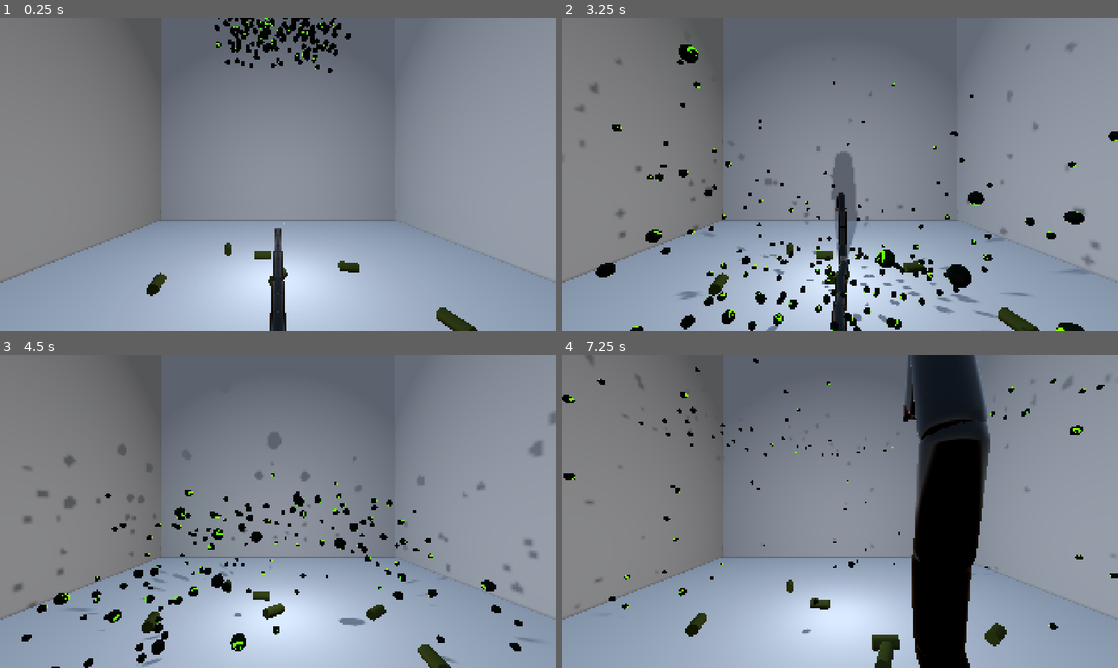
Above: before the commit, frames 1-4 (two rows, left to right).
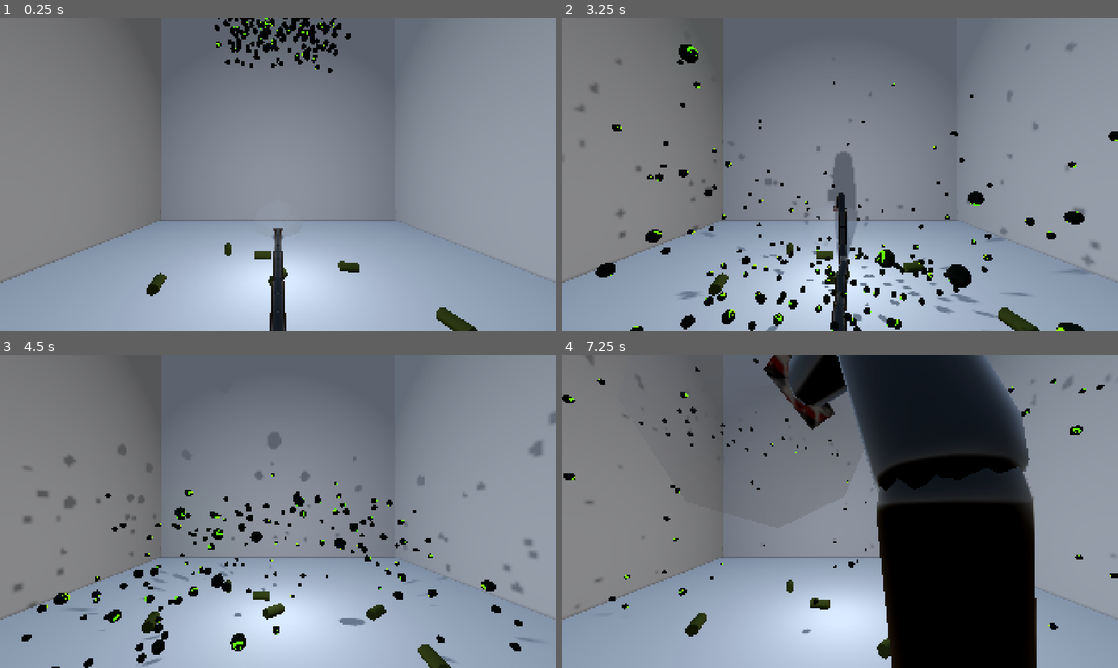
Above: after the commit, the same moments.

Repository: AleksGameJam/game-jam-2026
Game: Godot game, scene res://enemies/RoomWithEnemies.tscn
The game is run twice, just before and just after one commit, with the same random seed, the same clock (stepped at 60 frames per second) and the same inputs. This scene is started directly instead of the project's main scene.
Inputs:
- Up to frame 1 (0.25 s): no input
- Up to frame 2 (3.25 s): hold E (rotate_right) 0.53-1.28 s; hold Down (ui_down) 1.28-2.03 s; hold E (rotate_right) 2.03-2.78 s; hold Up (ui_up) from 2.78 s (still down)
- Up to frame 3 (4.5 s): release Up (ui_up) at 3.53 s; hold Q (rotate_left) from 3.53 s (still down)
- Up to frame 4 (7.25 s): release Q (rotate_left) at 5.03 s; hold Down (ui_down) 5.03-5.78 s; hold E (rotate_right) 5.78-6.53 s; hold Up (ui_up) from 6.53 s (still down)

The runs differ from the first frame. In frame 1, less than 0.1% of the frame differs, in the area x 49-52%, y 64-71%; in frame 2, less than 0.1%; in frame 3, less than 0.1%; in frame 4, 21%, in the area x 34-93%, y 0-100%.

Commit message:
player nozzle fix

Diff:
--- a/enemies/DustBunny.tscn
+++ b/enemies/DustBunny.tscn
@@ -37,6 +37,8 @@
 radius = 0.3
 
 [node name="DustBunny" type="RigidBody3D" unique_id=1832415645]
+collision_layer = 9
+collision_mask = 9
 physics_material_override = SubResource("PhysicsMaterial_1e8py")
 linear_damp_mode = 1
 script = ExtResource("1_2iff2")
--- a/enemies/beer_can.tscn
+++ b/enemies/beer_can.tscn
@@ -11,6 +11,8 @@
 [sub_resource type="CylinderShape3D" id="CylinderShape3D_5m2fx"]
 
 [node name="BeerCan" type="RigidBody3D" unique_id=481089183]
+collision_layer = 9
+collision_mask = 9
 script = ExtResource("1_isdpx")
 
 [node name="MeshInstance3D" type="MeshInstance3D" parent="." unique_id=1889186736]
--- a/player_nozzle/player_nozzle.gd
+++ /dev/null
@@ -1 +0,0 @@
-extends Area3D
--- a/player_nozzle/player_nozzle.tscn
+++ b/player_nozzle/player_nozzle.tscn
@@ -1,7 +1,6 @@
 [gd_scene format=3 uid="uid://bk1ldkuglakh4"]
 
 [ext_resource type="Texture2D" uid="uid://dfygw4jkcynaf" path="res://player_nozzle/red-henry.jpg" id="1_gyoa3"]
-[ext_resource type="Script" uid="uid://diyrnree5qa6u" path="res://player_nozzle/player_nozzle.gd" id="1_nf8fl"]
 [ext_resource type="Script" uid="uid://c7bhwnr1tnrp5" path="res://player_nozzle/kill_area.gd" id="2_8gyx7"]
 
 [sub_resource type="StandardMaterial3D" id="StandardMaterial3D_skrcp"]
@@ -51,15 +50,18 @@
 points = PackedVector3Array(0, 1.5, -3, 0, 0.49980426, -2.0003915, -2.1213782, 1.5, -2.1213782, 2.120791, 1.5, -2.12137 …(234 unchanged characters)…
 
 [sub_resource type="BoxShape3D" id="BoxShape3D_1e8py"]
-size = Vector3(0.72875977, 0.31689453, 0.09567261)
+size = Vector3(0.9846802, 0.5010376, 0.09567261)
 
 [node name="PlayerNozzle" type="Node3D" unique_id=830472487]
 
-[node name="MeshInstance3D" type="MeshInstance3D" parent="." unique_id=204684545]
+[node name="ScaleParent" type="Node3D" parent="." unique_id=1345887777]
+transform = Transform3D(1.5, 0, 0, 0, 1.5, 0, 0, 0, 1.5, 0, 0, 0)
+
+[node name="MeshInstance3D" type="MeshInstance3D" parent="ScaleParent" unique_id=204684545]
 transform = Transform3D(-4.371139e-08, 0, 1, 1, -4.371139e-08, 4.371139e-08, 4.371139e-08, 1, 1.9106855e-15, 0, 0, 0)
 mesh = SubResource("PrismMesh_1e8py")
 
-[node name="CPUParticles3D" type="CPUParticles3D" parent="." unique_id=459193785]
+[node name="CPUParticles3D" type="CPUParticles3D" parent="ScaleParent" unique_id=459193785]
 transform = Transform3D(1, 0, 0, 0, 1, 0, 0, 0, 1, 0, 0, -0.30257088)
 amount = 16
 lifetime = 0.2
@@ -77,30 +79,32 @@
 scale_amount_curve = SubResource("Curve_1e8py")
 color_ramp = SubResource("Gradient_gyoa3")
 
-[node name="Area3D" type="Area3D" parent="." unique_id=260327744]
+[node name="Area3D" type="Area3D" parent="ScaleParent" unique_id=260327744]
 transform = Transform3D(1, 0, 0, 0, 1, 0, 0, 0, 1, 0, 0, -2)
+collision_layer = 8
+collision_mask = 8
 gravity_space_override = 1
 gravity_point = true
 gravity_point_center = Vector3(0, 0, 2)
 gravity_direction = Vector3(0, 0, 2)
-gravity = 200.0
-script = ExtResource("1_nf8fl")
+gravity = 1000.0
 
-[node name="MeshInstance3D" type="MeshInstance3D" parent="Area3D" unique_id=1531094164]
+[node name="MeshInstance3D" type="MeshInstance3D" parent="ScaleParent/Area3D" unique_id=1531094164]
 transform = Transform3D(1, 0, 0, 0, -4.371139e-08, 1, 0, -1, -4.371139e-08, 0, 0, 0.7433605)
-visible = false
 mesh = SubResource("CylinderMesh_5m2fx")
 
-[node name="CollisionShape3D2" type="CollisionShape3D" parent="Area3D" unique_id=621210066]
+[node name="CollisionShape3D2" type="CollisionShape3D" parent="ScaleParent/Area3D" unique_id=621210066]
 transform = Transform3D(1, 0, 0, 0, -4.371139e-08, 1, 0, -1, -4.371139e-08, 0, 0, 0.7433605)
 shape = SubResource("ConvexPolygonShape3D_nf8fl")
 
-[node name="KillArea" type="Area3D" parent="." unique_id=16346796]
+[node name="KillArea" type="Area3D" parent="ScaleParent" unique_id=16346796]
 transform = Transform3D(1, 0, 0, 0, 1, 0, 0, 0, 1, 0, 0, 0.21749008)
+collision_layer = 8
+collision_mask = 8
 script = ExtResource("2_8gyx7")
 
-[node name="CollisionShape3D" type="CollisionShape3D" parent="KillArea" unique_id=847072228]
-transform = Transform3D(1, 0, 0, 0, 1, 0, 0, 0, 1, 0.012329102, 0.0007324219, -0.31505364)
+[node name="CollisionShape3D" type="CollisionShape3D" parent="ScaleParent/KillArea" unique_id=847072228]
+transform = Transform3D(1, 0, 0, 0, 1, 0, 0, 0, 1, 0.00289917, -0.0028381348, -0.38012314)
 shape = SubResource("BoxShape3D_1e8py")
 
-[connection signal="body_entered" from="KillArea" to="KillArea" method="_on_body_entered"]
+[connection signal="body_entered" from="ScaleParent/KillArea" to="ScaleParent/KillArea" method="_on_body_entered"]
--- a/project.godot
+++ b/project.godot
@@ -35,6 +35,10 @@
 ]
 }
 
+[layer_names]
+
+3d_physics/layer_4="enemies"
+
 [physics]
 
 3d/physics_engine="Jolt Physics"
Not shown, removed: player_nozzle/player_nozzle.gd.uid
